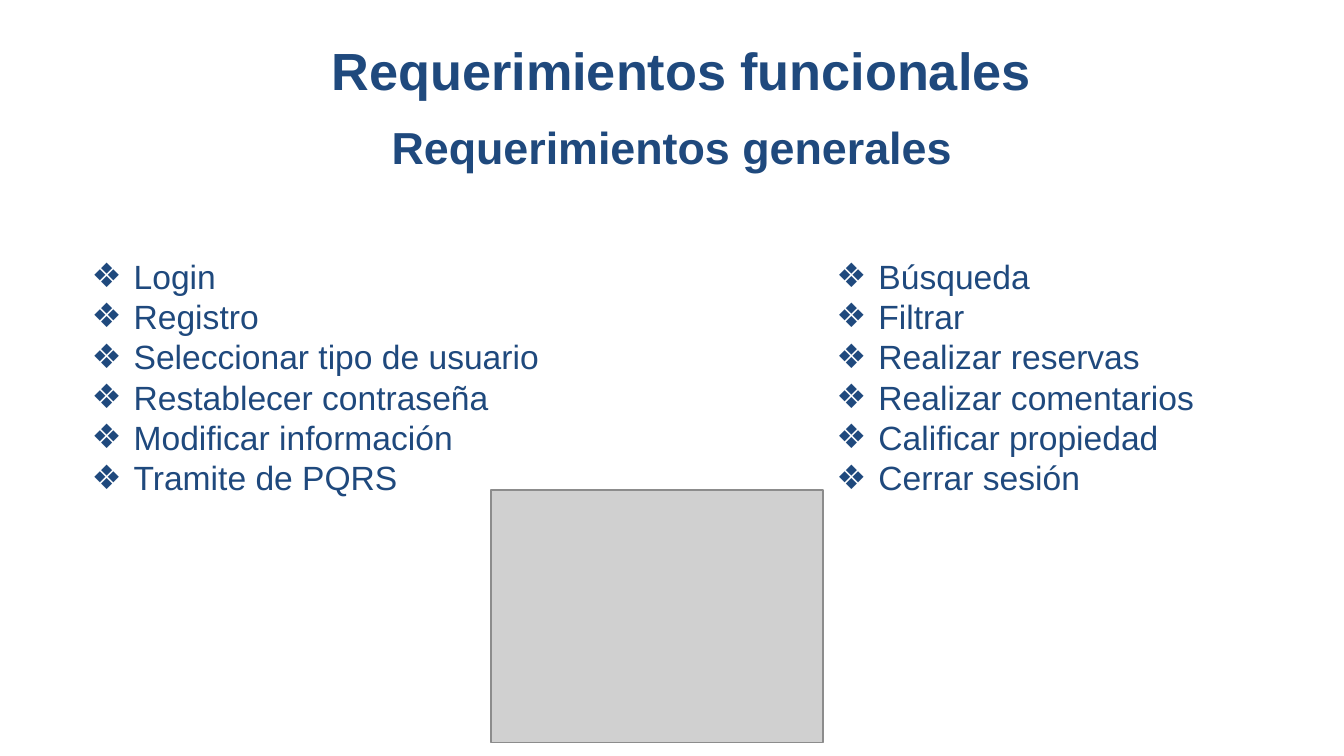
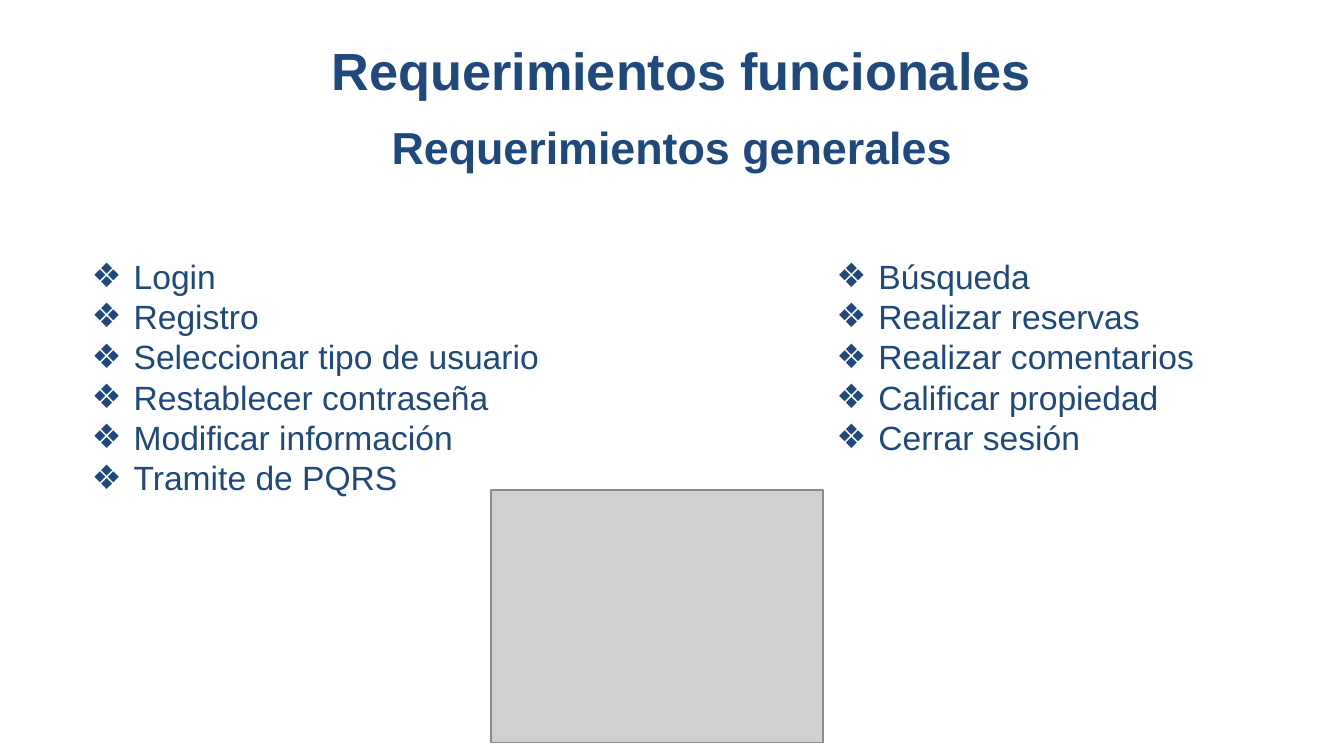
Before and after one commit to LauraV8/ProyectoSena1Tri, a slide deck: slide 23 of Presentación Proyecto.pptx. Drawn at 1344x756 pixels with LibreOffice and Linux fonts; fonts in the diff are those of the drawing; grey boxes stand for pictures; background and template pictures are left out. Boxes give left, top, right and bottom in pixels: in the first picture for what was removed or moved away, otherwise in the second. Text is boxed around its words. In the diff, an @@ line names an element or a change of style, - is before the commit and + after.

```diff
--- a/Presentación Proyecto.pptx
+++ b/Presentación Proyecto.pptx
@@ text at <box>878,304,964,330</box>: paragraph removed @@
-❖ Filtrar
```
Also in this commit, not shown: 1 other slide changed, 2 other files.
